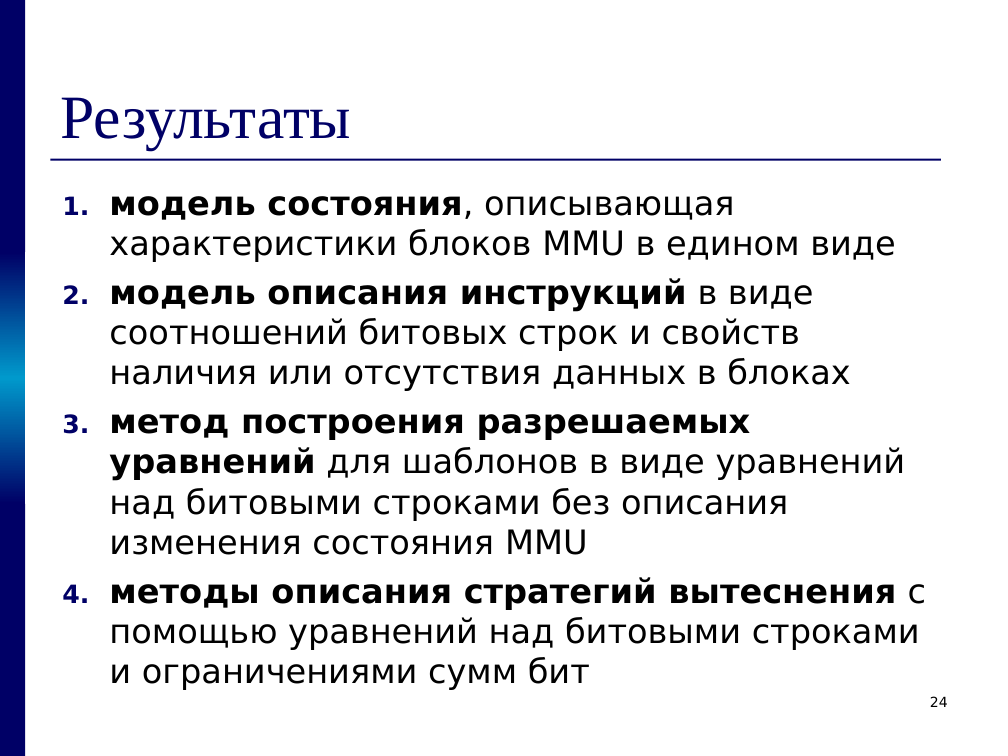
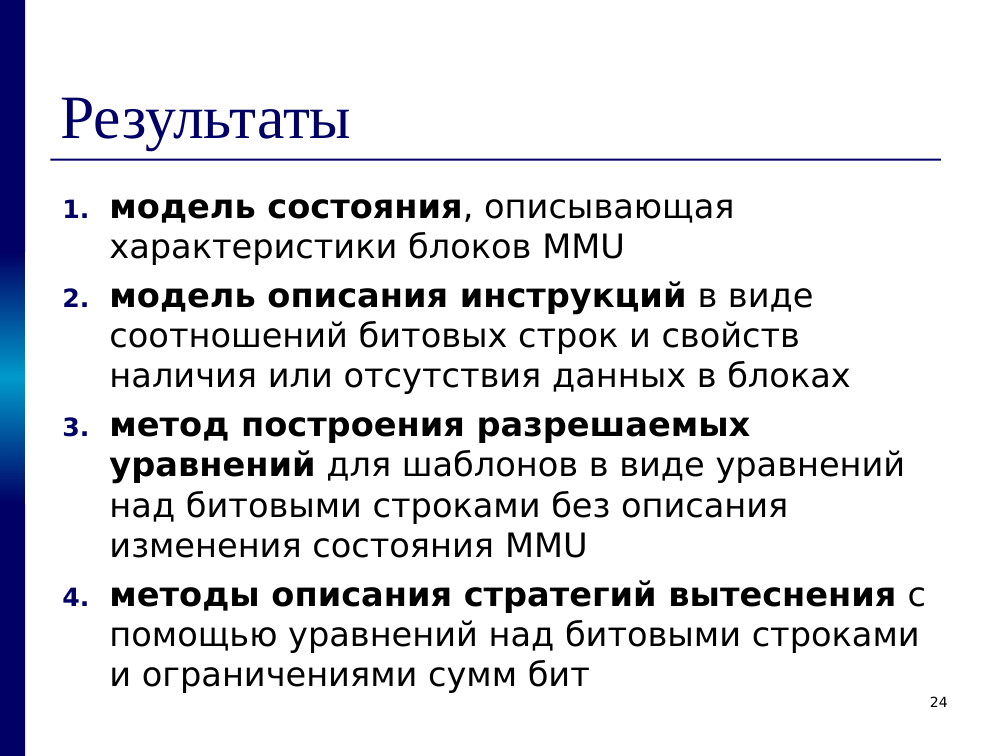
Before and after one commit to kornevgen/tesla-project, a slide deck: slide 24 of papers/THESIS/talks/pred/prethesis8.ppt. Drawn at 1008x756 pixels with LibreOffice and Linux fonts; fonts in the diff are those of the drawing. Boxes give left, top, right and bottom in pixels: in the first picture for what was removed or moved away, otherwise in the second. Text is boxed around its words. In the diff, an @@ line names an element or a change of style, - is before the commit and + after.

```diff
--- a/papers/THESIS/talks/pred/prethesis8.ppt
+++ b/papers/THESIS/talks/pred/prethesis8.ppt
@@ text at bbox=[109, 199, 734, 265]: text changed @@
-1. модель состояния, описывающая характеристики блоков MMU в едином виде
+1. модель состояния, описывающая характеристики блоков MMU
```
Also in this commit, not shown: 2 slides added.
